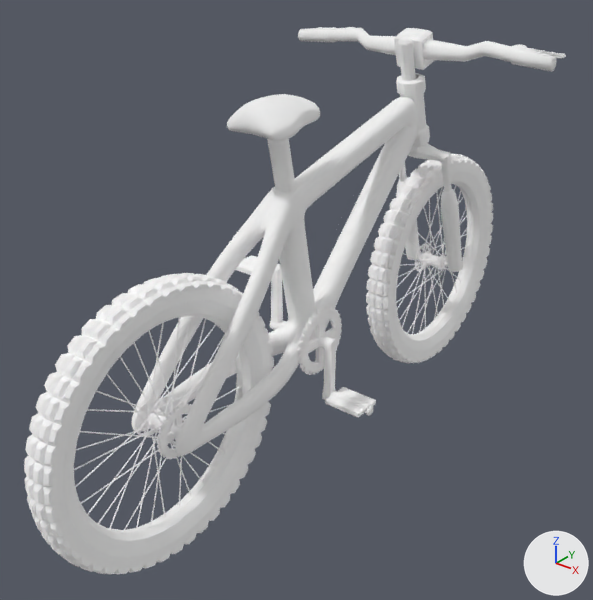
The glTF model models/mountainBike/mountainBike.glb, before and after one commit.
Rendered twice from a 50 mm camera at (6.36, -9.44, 8.09) aimed at (-0.96, -0.28, 2.42). Arrows for +X, +Y and +Z are at lower right; the lights stay in place. Where no turn or scale is listed for an object, it has been applied to the vertices. Vertices at the same position are counted once.

Objects in the first picture: 'bodyCentrale', 'luce', 'manubrio', 'pedalDx', 'pedaleSx', 'rangka_sepeda.255', 'ruota', 'ruotaPosteriore', 'sella', 'vicinoPedali'.
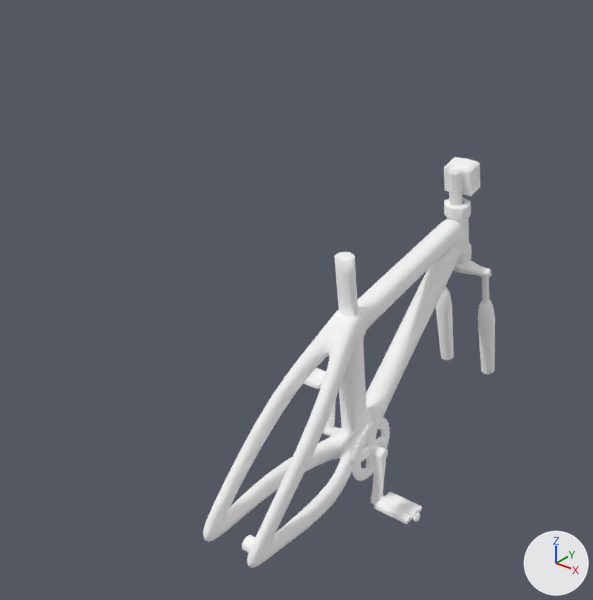
Where the change shows, as pixel boxes [x1, y1, x2, y2] in the pictures (593 x 600 px):
'bodyCentrale', reshaped, moved, turned
    before: [132, 38, 462, 456]
    after: [203, 157, 495, 568]
'ruotaPosteriore', deleted
    before: [24, 273, 274, 574]
'ruota', deleted
    before: [366, 153, 493, 363]
'manubrio', deleted
    before: [298, 27, 566, 71]
'vicinoPedali', deleted
    before: [270, 266, 373, 416]
'sella', deleted
    before: [227, 94, 320, 141]
'pedalDx', deleted
    before: [325, 387, 376, 417]
'luce', deleted
    before: [394, 28, 435, 70]
'pedaleSx', deleted
    before: [236, 255, 280, 275]
'rangka_sepeda.255', deleted
    before: [171, 423, 183, 440]
part 1 of me_cube_001, added
    after: [304, 368, 422, 524]
part 2 of me_cube_001, added
    after: [242, 535, 255, 553]
part 3 of me_cube_001, added
    after: [444, 157, 480, 196]

What changed in the scene script:
```text
Change me_cube_001:
    used by ob_bodycentrale; location = (-0.7, -0.5, 2.0); rotation_euler = (0.0, -0.272, 1.571), in degrees (0, -16, 90); scale = (0.195, 0.195, 0.195)
    remove me_cube_001.from_pydata(...)  # 3171 vertices, 6370 faces; spans x -16.1..20.8, y -3.3..3.1, z -6.4..17.8
    add me_cube_001.from_pydata(...)  # 12974 vertices, 25820 faces; spans x -16.1..21.1, y -7.1..6.6, z -6.4..17.8
    me_cube_001 part 1: 9574 vertices added at x -2.9..2.9, y -7.1..6.6, z -4.9..4.9
    me_cube_001 part 2: 80 vertices added at x -15.3..-14.1, y -2.2..-1.3, z 2.9..4.0
    me_cube_001 part 3: 51 vertices added at x 18.2..21.1, y -1.4..1.2, z 14.1..17.0
    add me_cube_001.materials.append(mat_ban_luar_001)  # white #ffffff
    add me_cube_001.materials.append(mat_col_master_btl)  # white #ffffff
    add me_cube_001.materials.append(mat_material_003)  # white #ffffff
    add me_cube_001.materials.append(mat_dominan_001)  # white #ffffff
Change ob_bodycentrale:
    ob_bodycentrale.location: (-0.7, -0.5, 2.0) -> (0.0, 0.0, 0.0)
    ob_bodycentrale.rotation_euler: (0.0, -0.272, 1.571) -> (0.0, -0.218, 1.576)  # degrees (0, -16, 90) -> degrees (0, -12, 90)
Remove ob_pedalesx:
    ob_pedalesx = bpy.data.objects.new('pedaleSx', me_pedal_kiri_001_cylinder_020)
    ob_pedalesx.location = (-1.59, -0.5, 2.89)
Remove ob_rangka_sepeda_241:
    ob_rangka_sepeda_241 = bpy.data.objects.new('rangka_sepeda.241', me_cube_242)
    ob_rangka_sepeda_241.location = (-0.7, -0.5, 2.0)
Remove ob_sella:
    ob_sella = bpy.data.objects.new('sella', me_cube_255)
    ob_sella.location = (-0.7, -0.5, 2.0)
Remove ob_rangka_sepeda_255:
    ob_rangka_sepeda_255 = bpy.data.objects.new('rangka_sepeda.255', me_cube_256)
    ob_rangka_sepeda_255.location = (-0.7, -0.5, 2.0)
Remove ob_pedaldx:
    ob_pedaldx = bpy.data.objects.new('pedalDx', me_pedal_kanan_001_cylinder_002)
    ob_pedaldx.location = (0.28, -0.5, 1.13)
Remove ob_vicinopedali:
    ob_vicinopedali = bpy.data.objects.new('vicinoPedali', me_gear_depan_001_circle_003)
    ob_vicinopedali.location = (-0.32, -0.5, 2.0)
Remove ob_manubrio:
    ob_manubrio = bpy.data.objects.new('manubrio', me_cylinder_cylinder_125)
    ob_manubrio.location = (-0.69, 2.62, 4.4)
Remove ob_luce:
    ob_luce = bpy.data.objects.new('luce', me_cylinder_cylinder_200)
    ob_luce.location = (-0.69, 2.62, 4.4)
Remove ob_ruota:
    ob_ruota = bpy.data.objects.new('ruota', me_compon1144_922)
    ob_ruota.location = (-0.73, 3.59, 1.88)
Remove ob_ruotaposteriore:
    ob_ruotaposteriore = bpy.data.objects.new('ruotaPosteriore', me_gear_belakang_001_circle_923)
    ob_ruotaposteriore.location = (-0.4, -3.44, 1.88)
```
